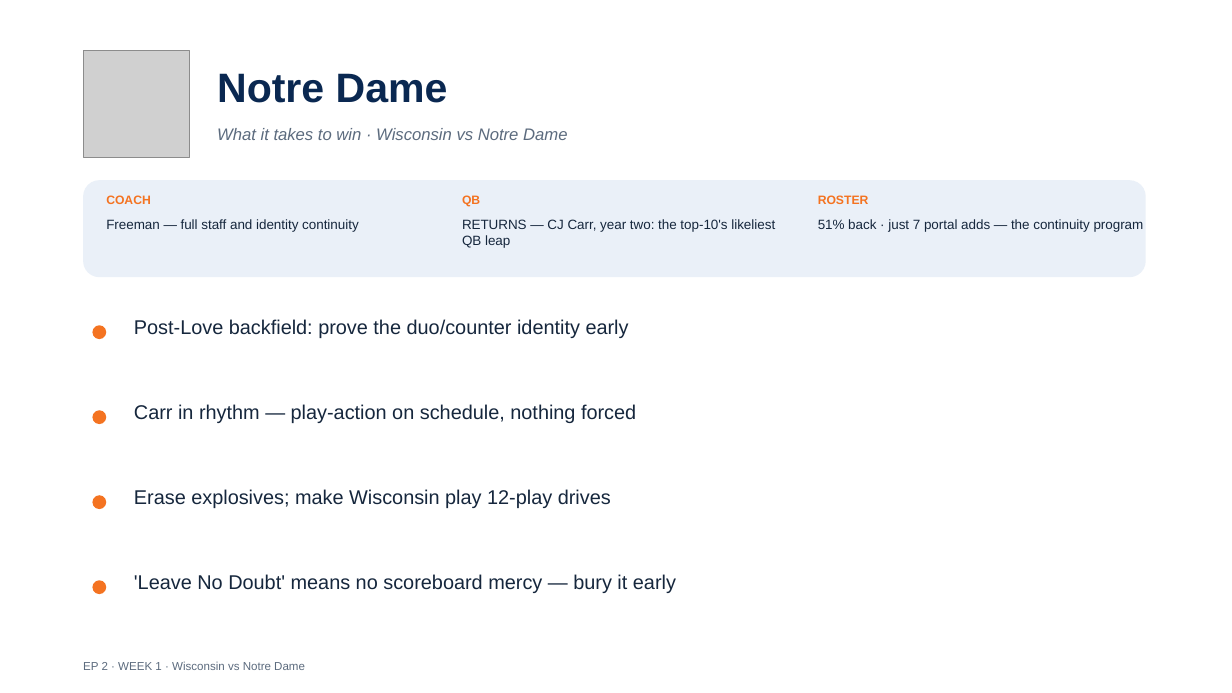
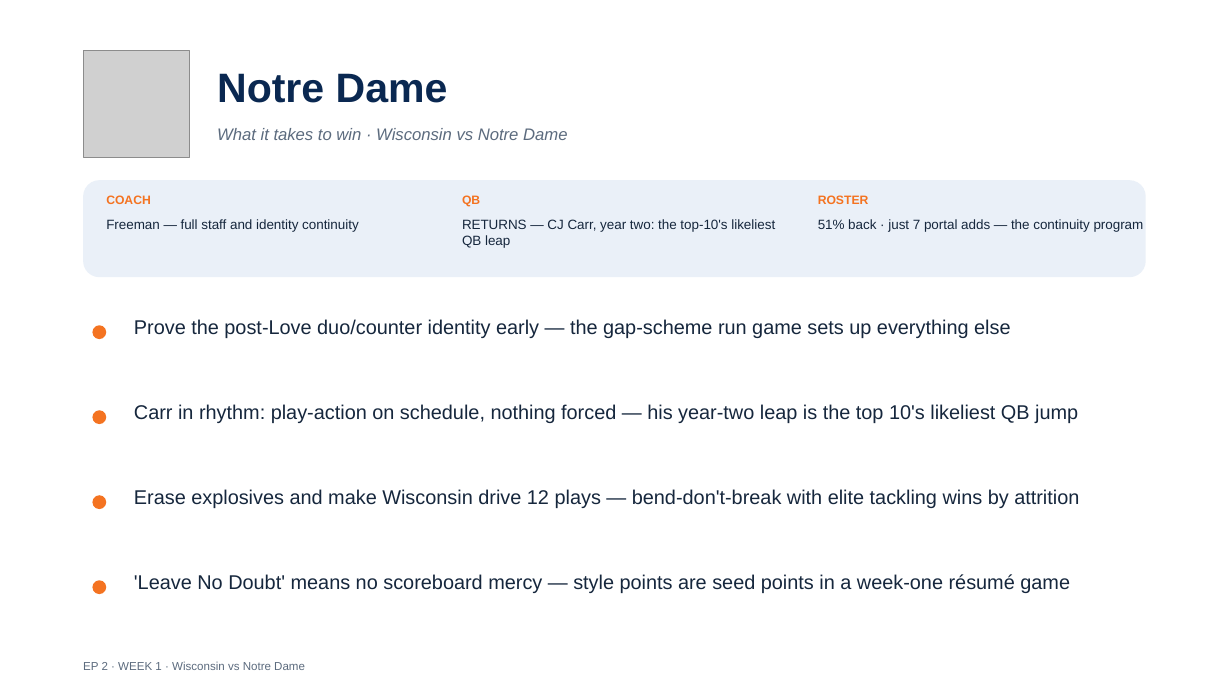
Before and after one commit to lucasalvarezflorida-lab/ncaa-fbs-analytics, a slide deck: slide 14 of decks/2026_Week1_Episode2.pptx. Drawn at 1232x693 pixels with LibreOffice and Linux fonts; fonts in the diff are those of the drawing; grey boxes stand for pictures. Boxes give left, top, right and bottom in pixels: in the first picture for what was removed or moved away, otherwise in the second. Text is boxed around its words. In the diff, an @@ line names an element or a change of style, - is before the commit and + after.

```diff
--- a/decks/2026_Week1_Episode2.pptx
+++ b/decks/2026_Week1_Episode2.pptx
@@ text at (134,319,1010,338): text changed @@
-Post-Love backfield: prove the duo/counter identity early
+Prove the post-Love duo/counter identity early — the gap-scheme run game sets up everything else
@@ text at (134,404,1078,423): text changed @@
-Carr in rhythm — play-action on schedule, nothing forced
+Carr in rhythm: play-action on schedule, nothing forced — his year-two leap is the top 10's likeliest QB jump
@@ text at (134,489,1079,508): text changed @@
-Erase explosives; make Wisconsin play 12-play drives
+Erase explosives and make Wisconsin drive 12 plays — bend-don't-break with elite tackling wins by attrition
@@ text at (134,574,1070,593): text changed @@
-'Leave No Doubt' means no scoreboard mercy — bury it early
+'Leave No Doubt' means no scoreboard mercy — style points are seed points in a week-one résumé game
```
Also in this commit, not shown: 11 other slides changed, 1 other file.
